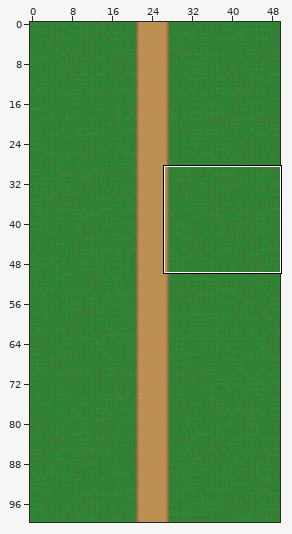
One commit to this Tiled map: Assets/Tilemaps/Scene 1 Road.tmx. The picture above shows the old version from afar; the outline marks the close-up.
Close-up. Before the commit:
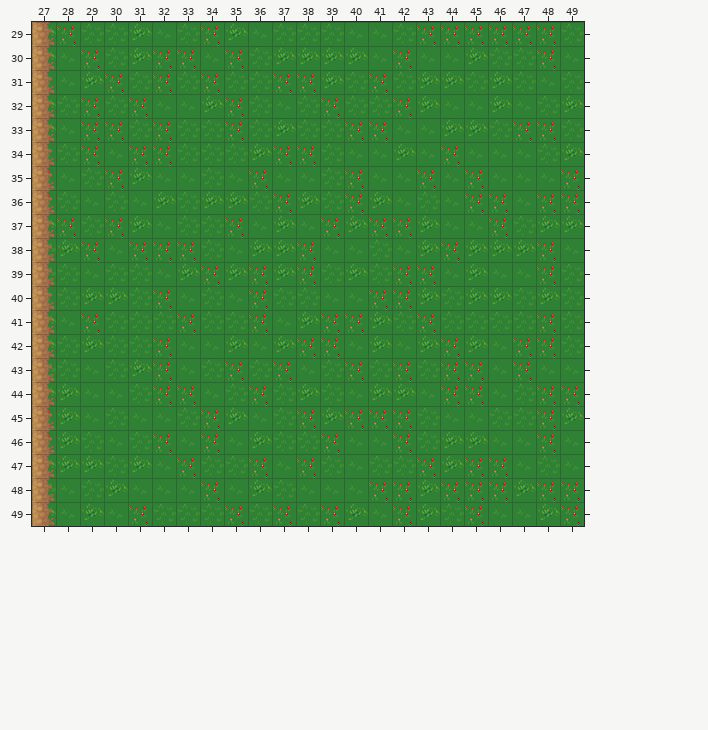
Cells are 32x32 px. Shown: x 27..49, y 29..49. The commit also changed other parts of the map, which this record leaves out.
The result:
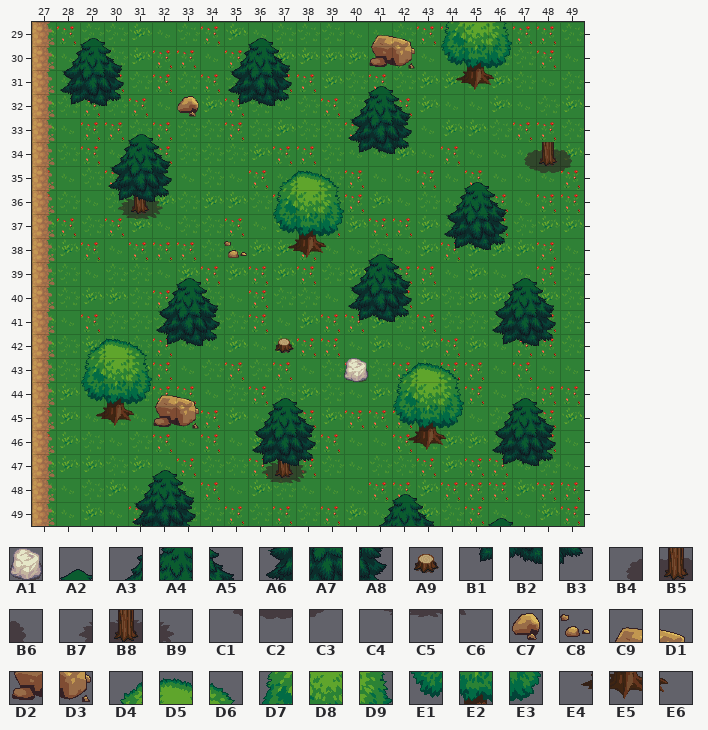
Key: from "terrain_atlas": A1 560, A2 573, A3 606, A4 607, A5 608, A6 640, A7 641, A8 642, A9 670, B1 674, B2 675, B3 676, B4 706, B5 707, B6 708, B7 709, B8 710, B9 711, C1 740, C2 741, C3 742, C4 743, C5 744, C6 745, C7 770, C8 771, C9 775, D1 776, D2 809, D3 810, D4 1016, D5 1017, D6 1018, D7 1050, D8 1051, D9 1052, E1 1084, E2 1085, E3 1086, E4 1118, E5 1119, E6 1120.
__ is an empty cell, .. an unchanged one.
Tiles of an added or newly shown layer are drawn over the layers below it.
Edits made:
--- layer "Tree Bottom" (added)
@@ x 30..49 @@
-34 .. .. .. .. .. .. .. .. .. .. .. .. .. .. .. .. .. __ __ __
-35 .. .. .. .. .. .. .. .. .. .. .. .. .. .. .. .. .. __ __ __
-36 __ __ __ .. .. .. .. .. .. .. .. .. .. .. .. .. .. .. .. ..
-37 __ __ __ .. .. .. .. .. .. .. .. .. .. .. .. .. .. .. .. ..
+34 .. .. .. .. .. .. .. .. .. .. .. .. .. .. .. .. .. B4 B5 B6
+35 .. .. .. .. .. .. .. .. .. .. .. .. .. .. .. .. .. C1 C2 C3
+36 B7 B8 B9 .. .. .. .. .. .. .. .. .. .. .. .. .. .. .. .. ..
+37 C4 C5 C6 .. .. .. .. .. .. .. .. .. .. .. .. .. .. .. .. ..
@@ x 36..38 @@
-47 __ __ __
-48 __ __ __
+47 B7 B8 B9
+48 C4 C5 C6
--- layer "Trees" (added)
@@ x 28..48 @@
-29 .. __ .. .. .. .. .. .. __ .. .. .. .. .. .. .. __ __ __ .. ..
-30 __ __ __ .. .. .. .. __ __ __ .. .. .. .. .. .. __ __ __ .. ..
-31 __ __ __ .. .. .. .. __ __ __ .. .. .. __ .. .. __ __ __ .. ..
-32 __ __ __ .. .. .. .. __ __ __ .. .. __ __ __ .. .. .. .. .. ..
-33 .. .. .. __ .. .. .. .. .. .. .. .. __ __ __ .. .. .. .. .. ..
-34 .. .. __ __ __ .. .. .. .. .. .. .. __ __ __ .. .. .. .. .. ..
-35 .. .. __ __ __ .. .. .. .. __ __ __ .. .. .. .. .. __ .. .. ..
-36 .. .. __ __ __ .. .. .. .. __ __ __ .. .. .. .. __ __ __ .. ..
-37 .. .. .. .. .. .. .. .. .. __ __ __ .. .. .. .. __ __ __ .. ..
-38 .. .. .. .. .. .. .. .. .. __ __ __ .. __ .. .. __ __ __ .. ..
-39 .. .. .. .. .. __ .. .. .. .. .. .. __ __ __ .. .. .. .. __ ..
-40 .. .. .. .. __ __ __ .. .. .. .. .. __ __ __ .. .. .. __ __ __
-41 .. .. .. .. __ __ __ .. .. .. .. .. __ __ __ .. .. .. __ __ __
-42 .. __ __ __ __ __ __ .. .. __ .. .. .. .. .. .. .. .. __ __ __
-43 .. __ __ __ .. .. .. .. .. .. .. .. .. .. __ __ __ .. .. .. ..
-44 .. __ __ __ .. .. .. .. .. __ .. .. .. .. __ __ __ .. .. __ ..
-45 .. __ __ __ .. .. .. .. __ __ __ .. .. .. __ __ __ .. __ __ __
-46 .. .. .. .. .. .. .. .. __ __ __ .. .. .. __ __ __ .. __ __ __
-47 .. .. .. .. __ .. .. .. __ __ __ .. .. .. .. .. .. .. __ __ __
-48 .. .. .. __ __ __ .. .. .. .. .. .. .. .. __ .. .. .. .. .. ..
-49 .. .. .. __ __ __ .. .. .. .. .. .. .. __ __ __ .. .. __ .. ..
+29 .. A2 .. .. .. .. .. .. A2 .. .. .. .. .. .. .. D7 D8 D9 .. ..
+30 A3 A4 A5 .. .. .. .. A3 A4 A5 .. .. .. .. .. .. E1 E2 E3 .. ..
+31 A6 A7 A8 .. .. .. .. A6 A7 A8 .. .. .. A2 .. .. E4 E5 E6 .. ..
+32 B1 B2 B3 .. .. .. .. B1 B2 B3 .. .. A3 A4 A5 .. .. .. .. .. ..
+33 .. .. .. A2 .. .. .. .. .. .. .. .. A6 A7 A8 .. .. .. .. .. ..
+34 .. .. A3 A4 A5 .. .. .. .. .. .. .. B1 B2 B3 .. .. .. .. .. ..
+35 .. .. A6 A7 A8 .. .. .. .. D4 D5 D6 .. .. .. .. .. A2 .. .. ..
+36 .. .. B1 B2 B3 .. .. .. .. D7 D8 D9 .. .. .. .. A3 A4 A5 .. ..
+37 .. .. .. .. .. .. .. .. .. E1 E2 E3 .. .. .. .. A6 A7 A8 .. ..
+38 .. .. .. .. .. .. .. .. .. E4 E5 E6 .. A2 .. .. B1 B2 B3 .. ..
+39 .. .. .. .. .. A2 .. .. .. .. .. .. A3 A4 A5 .. .. .. .. A2 ..
+40 .. .. .. .. A3 A4 A5 .. .. .. .. .. A6 A7 A8 .. .. .. A3 A4 A5
+41 .. .. .. .. A6 A7 A8 .. .. .. .. .. B1 B2 B3 .. .. .. A6 A7 A8
+42 .. D4 D5 D6 B1 B2 B3 .. .. A9 .. .. .. .. .. .. .. .. B1 B2 B3
+43 .. D7 D8 D9 .. .. .. .. .. .. .. .. .. .. D4 D5 D6 .. .. .. ..
+44 .. E1 E2 E3 .. .. .. .. .. A2 .. .. .. .. D7 D8 D9 .. .. A2 ..
+45 .. E4 E5 E6 .. .. .. .. A3 A4 A5 .. .. .. E1 E2 E3 .. A3 A4 A5
+46 .. .. .. .. .. .. .. .. A6 A7 A8 .. .. .. E4 E5 E6 .. A6 A7 A8
+47 .. .. .. .. A2 .. .. .. B1 B2 B3 .. .. .. .. .. .. .. B1 B2 B3
+48 .. .. .. A3 A4 A5 .. .. .. .. .. .. .. .. A2 .. .. .. .. .. ..
+49 .. .. .. A6 A7 A8 .. .. .. .. .. .. .. A3 A4 A5 .. .. A2 .. ..
--- layer "Decor" (added)
@@ x 41..42 @@
-29 __ __
-30 __ __
+29 C9 D1
+30 D2 D3
@@ x 33..33 @@
-32 __
+32 C7
@@ x 35..35 @@
-38 __
+38 C8
@@ x 32..40 @@
-43 .. .. .. .. .. .. .. .. __
-44 __ __ .. .. .. .. .. .. ..
-45 __ __ .. .. .. .. .. .. ..
+43 .. .. .. .. .. .. .. .. A1
+44 C9 D1 .. .. .. .. .. .. ..
+45 D2 D3 .. .. .. .. .. .. ..
